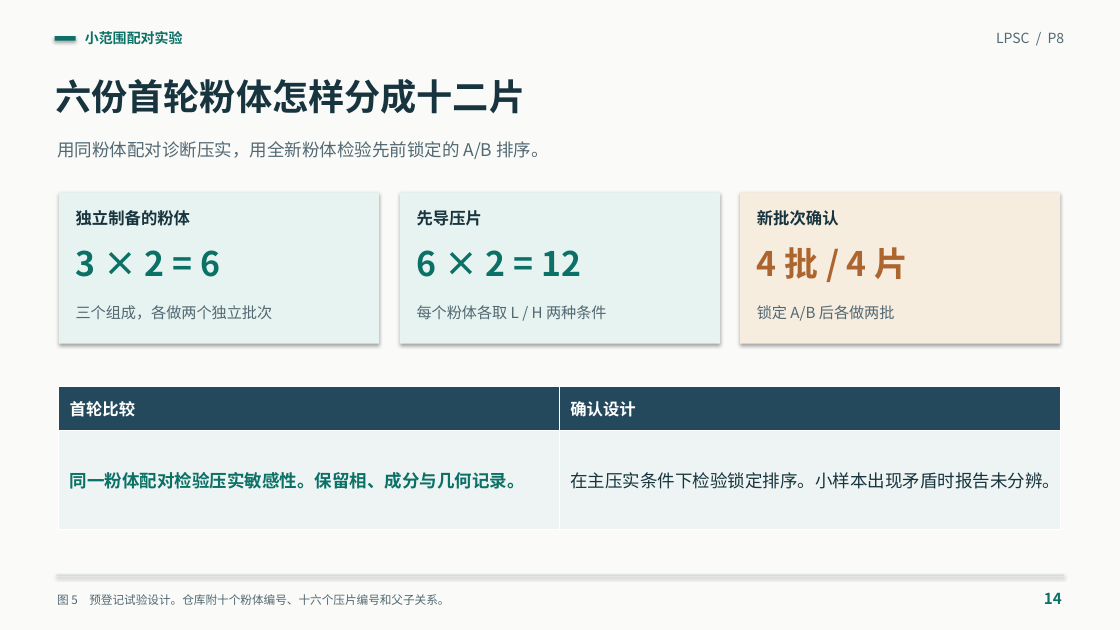
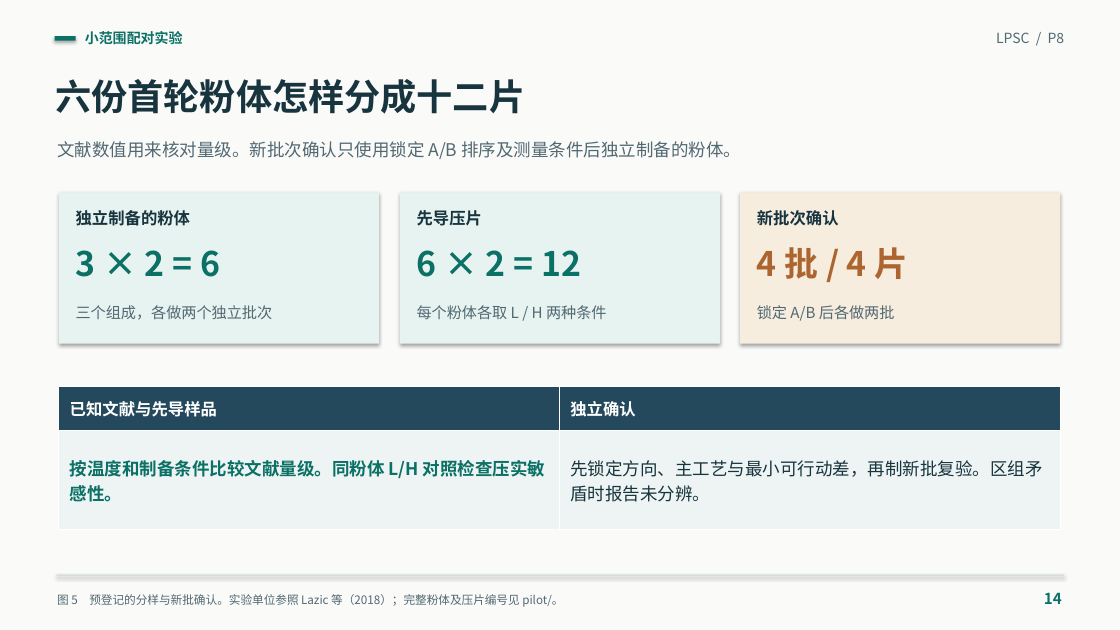
Before and after one commit to Hank-Zhang166/LPSC_Zhanghx, a slide deck: slide 14 of paper/汇报版开题报告_P8.pptx. Drawn at 1120x630 pixels with LibreOffice and Linux fonts; fonts in the diff are those of the drawing. Boxes give left, top, right and bottom in pixels: in the first picture for what was removed or moved away, otherwise in the second. Text is boxed around its words. In the diff, an @@ line names an element or a change of style, - is before the commit and + after.

```diff
--- a/paper/汇报版开题报告_P8.pptx
+++ b/paper/汇报版开题报告_P8.pptx
@@ text at (57, 141, 741, 159): text changed @@
-用同粉体配对诊断压实，用全新粉体检验先前锁定的 A/B 排序。
+文献数值用来核对量级。新批次确认只使用锁定 A/B 排序及测量条件后独立制备的粉体。
@@ table at (59, 386, 1060, 529) @@
-row 1, column 1: 首轮比较
+row 1, column 1: 已知文献与先导样品
-row 1, column 2: 确认设计
+row 1, column 2: 独立确认
-row 2, column 1: 同一粉体配对检验压实敏感性。保留相、成分与几何记录。
+row 2, column 1: 按温度和制备条件比较文献量级。同粉体 L/H 对照检查压实敏感性。
-row 2, column 2: 在主压实条件下检验锁定排序。小样本出现矛盾时报告未分辨。
+row 2, column 2: 先锁定方向、主工艺与最小可行动差，再制新批复验。区组矛盾时报告未分辨。
@@ text at (57, 594, 563, 607): text changed @@
-图 5 预登记试验设计。仓库附十个粉体编号、十六个压片编号和父子关系。
+图 5 预登记的分样与新批确认。实验单位参照 Lazic 等（2018）；完整粉体及压片编号见 pilot/。
```
Also in this commit, not shown: 3 other slides changed, 31 other files.
